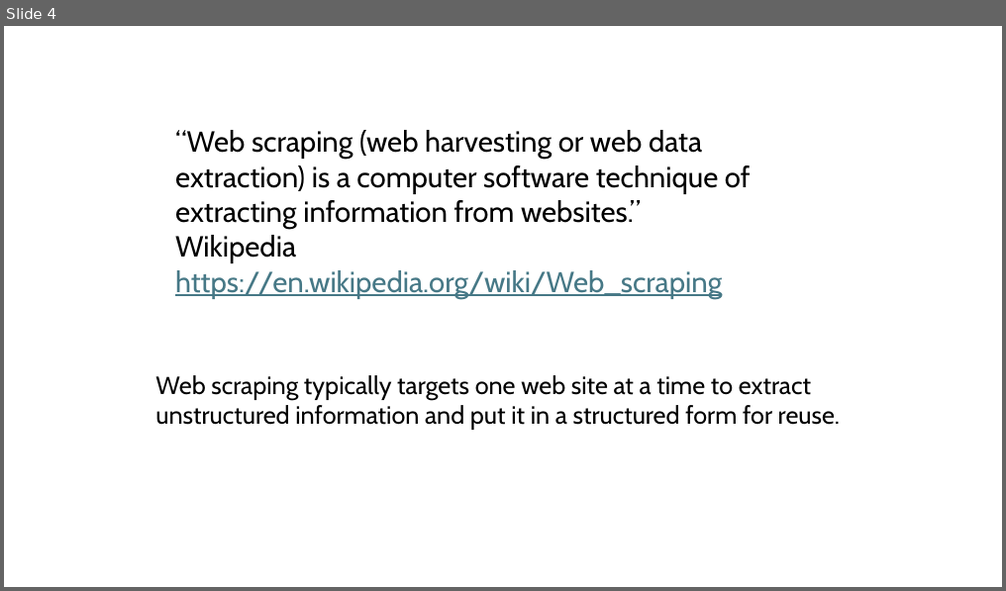
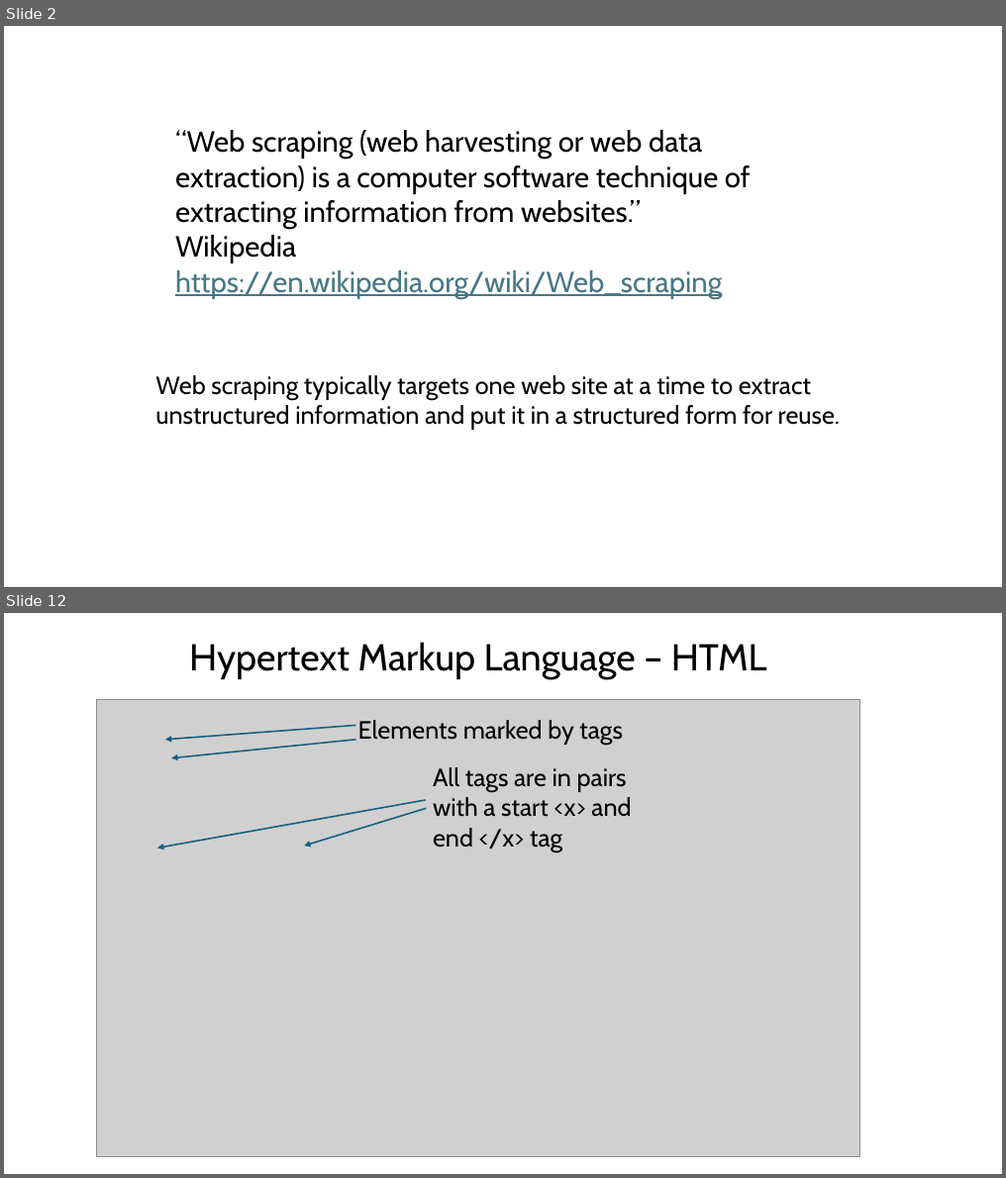
Before and after one commit to bham-carpentries/bham-introduction-to-webscraping, a slide deck: instructors/Introduction to Web Scraping.pptx. Shown one above the other, each under a label of ours: slide 4 before the commit, slides 2 and 12 after it; the slides between them are not shown. The pictures are 1006x591 and 1006x1178 pixels, drawn with LibreOffice and Linux fonts; fonts in the diff are those of the drawing; grey boxes stand for pictures. Boxes give left, top, right and bottom in pixels: in the first picture for what was removed or moved away, otherwise in the second. Text is boxed around its words. In the diff, an @@ line names an element or a change of style, - is before the commit and + after.

```diff
--- a/instructors/Introduction to Web Scraping.pptx
+++ b/instructors/Introduction to Web Scraping.pptx
@@ slide 12 added at [4,613,1002,1174], background #FFFFFF @@
@@ text added at [189,642,767,679], 36 pt, text #000000 @@
+Hypertext Markup Language – HTML
@@ picture added at [97,699,859,1157] @@
@@ arrow added from (355, 725) to (165, 740), #156082 1.5 pt @@
@@ text added at [358,720,623,746], 24 pt, text #000000 @@
+Elements marked by tags
@@ arrow added from (355, 740) to (171, 759), #156082 1.5 pt @@
@@ text added at [433,767,631,853], 24 pt, text #000000 @@
+All tags are in pairs with a start <x> and end </x> tag
@@ arrow added from (426, 800) to (157, 848), #156082 1.5 pt @@
@@ arrow added from (426, 808) to (304, 846), #156082 1.5 pt @@
@@ what was slide 4 is now slide 2 @@
```
Also in this commit, not shown: 6 slides changed, 9 other slides added, 2 slides removed, 3 other files.
